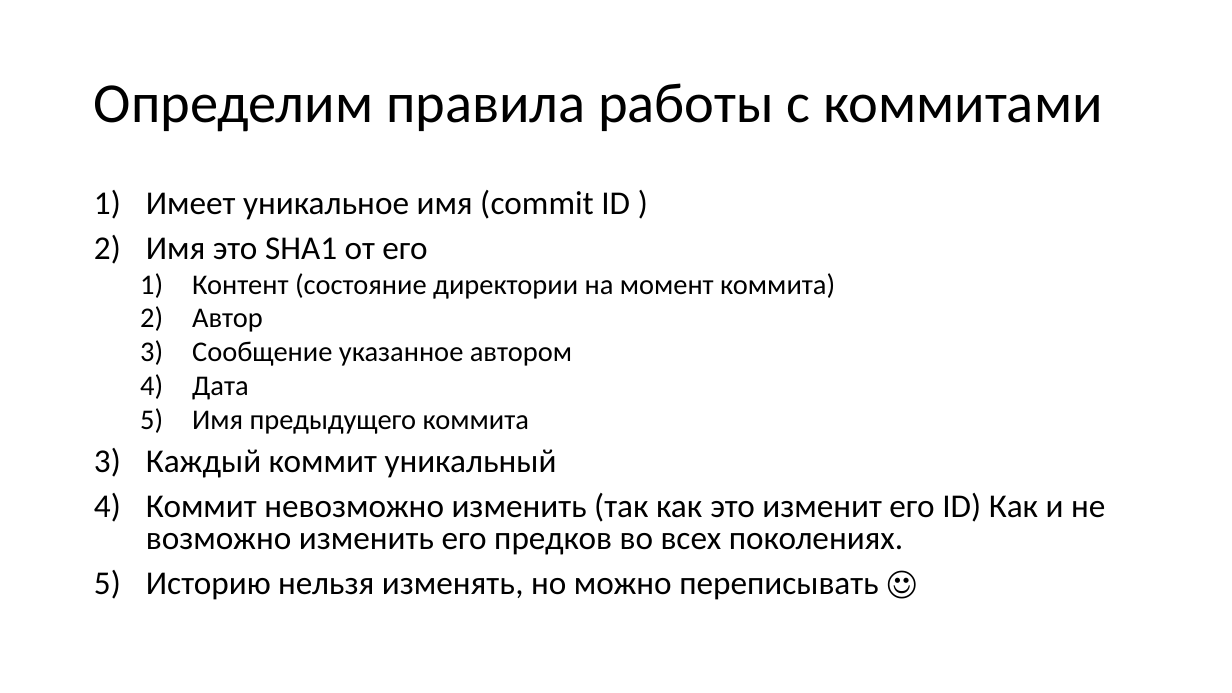
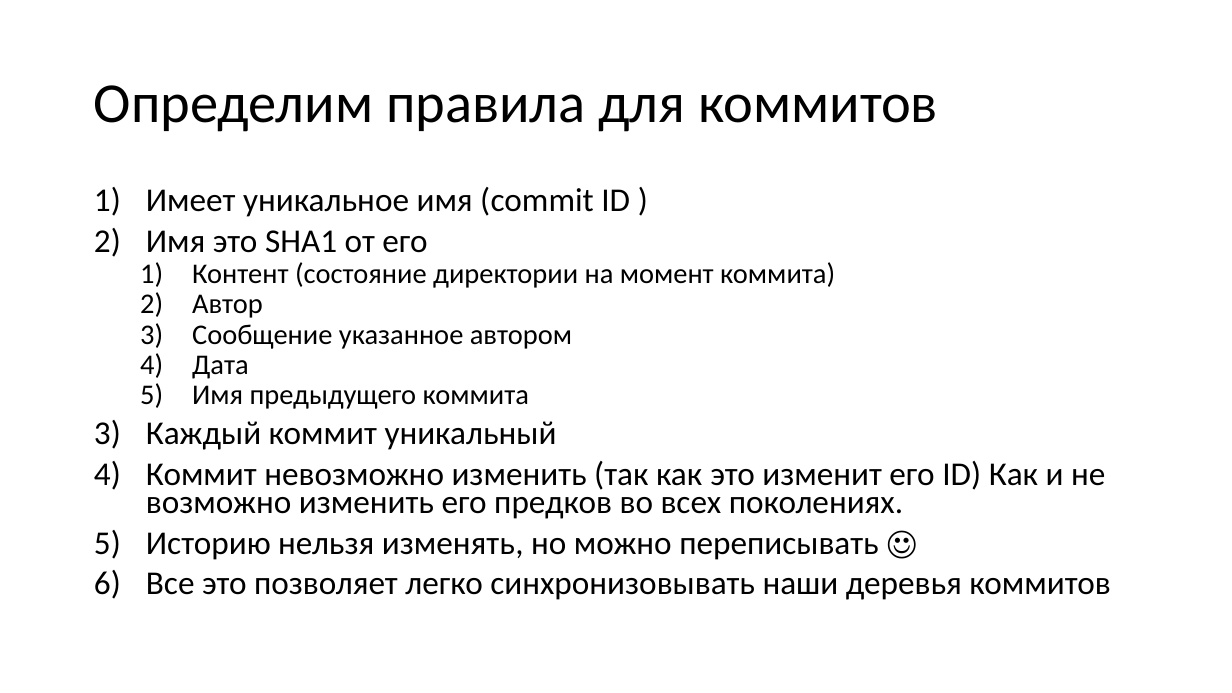
Before and after one commit to dzmitry-varabei/front-end-course, a slide deck: slide 49 of git-commit-code-review/Presentation1.pptx (slide 50 before the commit). Drawn at 1232x693 pixels with LibreOffice and Linux fonts; fonts in the diff are those of the drawing. Boxes give left, top, right and bottom in pixels: in the first picture for what was removed or moved away, otherwise in the second. Text is boxed around its words. In the diff, an @@ line names an element or a change of style, - is before the commit and + after.

```diff
--- a/git-commit-code-review/Presentation1.pptx
+++ b/git-commit-code-review/Presentation1.pptx
@@ title at bbox=[94, 85, 938, 132]: text changed @@
-Определим правила работы с коммитами
+Определим правила для коммитов
@@ text at bbox=[146, 187, 1105, 560]: line spacing 0.8 to 0.7 @@
@@ text at bbox=[146, 572, 1110, 600]: paragraph added @@
+6) Все это позволяет легко синхронизовывать наши деревья коммитов
```
Also in this commit, not shown: 16 other slides changed, 8 slides removed, 1 other file.
